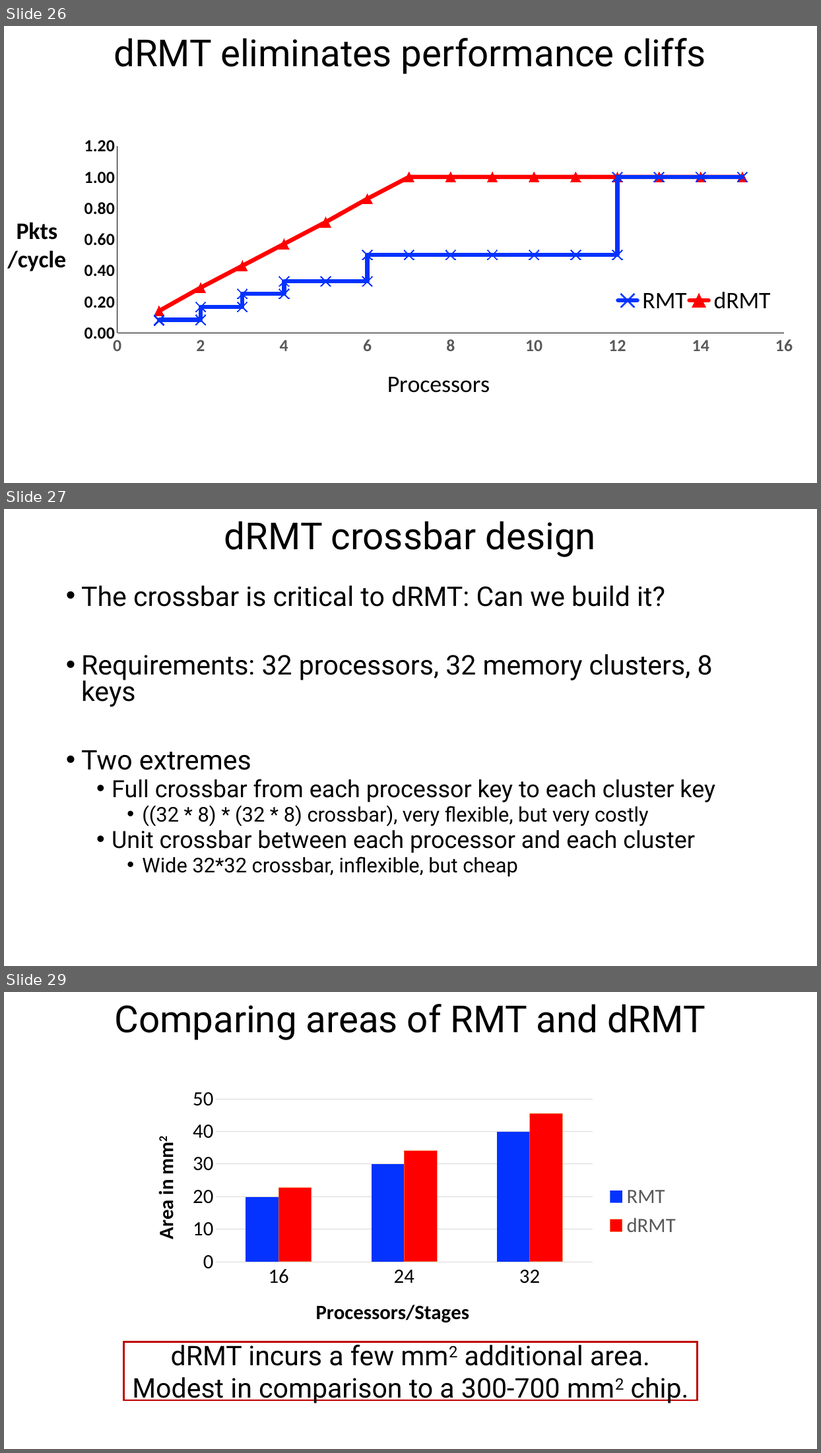
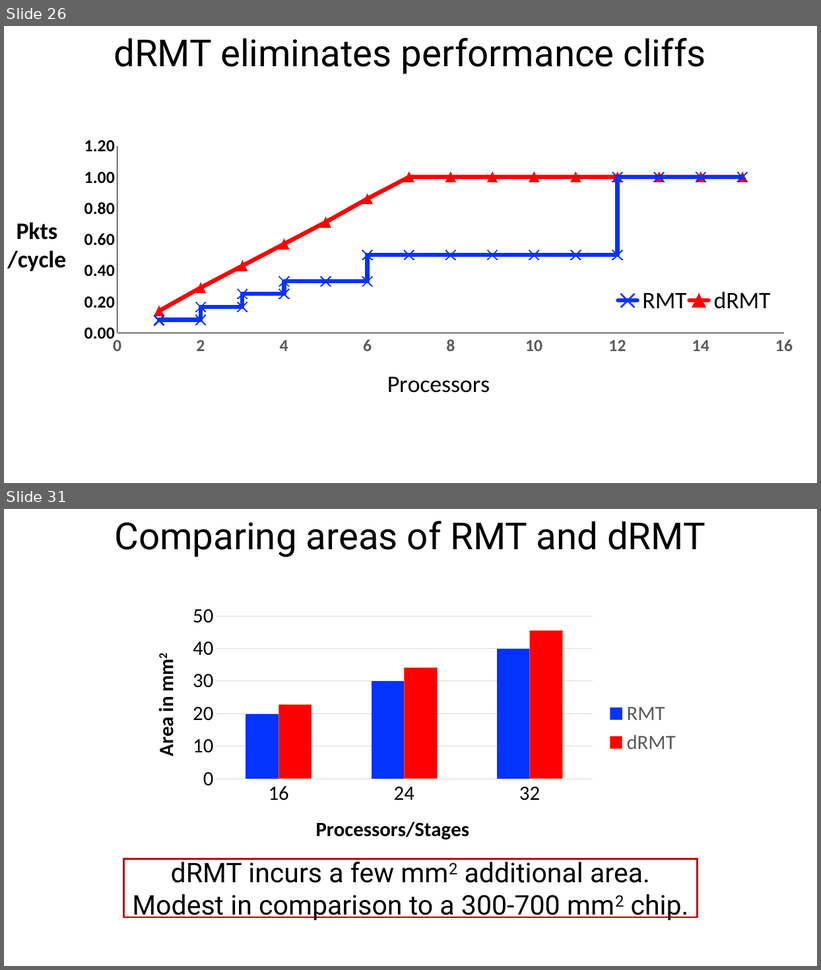
Before and after one commit to anirudhSK/drmt_talk, a slide deck: drmt_sigcomm.pptx. Shown one above the other, each under a label of ours: slides 26, 27 and 29 before the commit, slides 26 and 31 after it; the slides between them are not shown. The pictures are 821x1453 and 821x970 pixels, drawn with LibreOffice and Linux fonts; fonts in the diff are those of the drawing. Boxes give left, top, right and bottom in pixels: in the first picture for what was removed or moved away, otherwise in the second. Text is boxed around its words. In the diff, an @@ line names an element or a change of style, - is before the commit and + after.

```diff
--- a/drmt_sigcomm.pptx
+++ b/drmt_sigcomm.pptx
@@ slide 27 removed at <box>4,509,817,966</box>, background #FFFFFF @@
@@ title removed at <box>224,521,596,557</box> @@
-dRMT crossbar design
@@ text removed at <box>81,586,715,877</box> @@
-• The crossbar is critical to dRMT: Can we build it?
-• Requirements: 32 processors, 32 memory clusters, 8 keys
-• Two extremes
-  • Full crossbar from each processor key to each cluster key
-    • ((32 * 8) * (32 * 8) crossbar), very flexible, but very costly
-  • Unit crossbar between each processor and each cluster
-    • Wide 32*32 crossbar, inflexible, but cheap
@@ what was slide 29 is now slide 31 @@
```
Also in this commit, not shown: 1 slide changed, 3 slides added.
